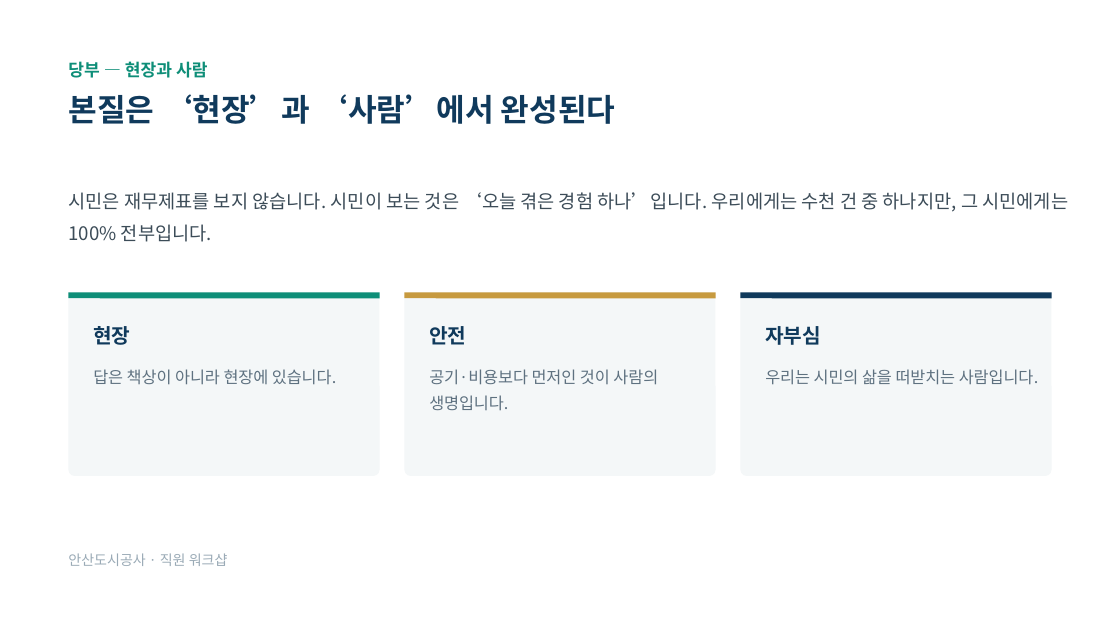
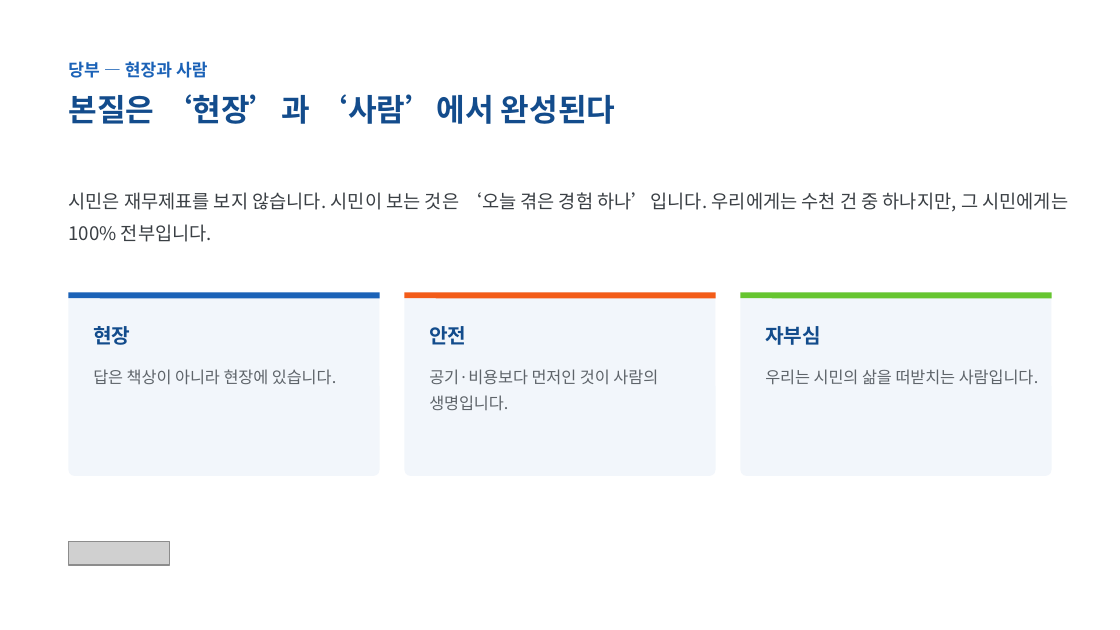
Before and after one commit to lbs6368-arch/my-project, a slide deck: slide 9 of 안산도시공사_직원워크샵_사장특강_발표자료_20261024.pptx. Drawn at 1120x630 pixels with LibreOffice and Linux fonts; fonts in the diff are those of the drawing; grey boxes stand for pictures. Boxes give left, top, right and bottom in pixels: in the first picture for what was removed or moved away, otherwise in the second. Text is boxed around its words. In the diff, an @@ line names an element or a change of style, - is before the commit and + after.

```diff
--- a/안산도시공사_직원워크샵_사장특강_발표자료_20261024.pptx
+++ b/안산도시공사_직원워크샵_사장특강_발표자료_20261024.pptx
@@ text "당부 — 현장과 사람" at box(68, 61, 208, 78): text colour #0E8E78 to #1B62B7 @@
@@ text "시민은 재무제표를 보지 않습니다. 시민이 ..." at box(68, 192, 1068, 242): text colour #3C4C58 to #3A3F44 @@
@@ line (68, 296) - (380, 296): stroke #0E8E78 3.75 pt to #1B62B7 3.75 pt @@
@@ line (404, 296) - (716, 296): stroke #C79A3F 3.75 pt to #F35C19 3.75 pt @@
@@ fill #F4F7F8 to #F2F6FB in 3 elements at box(68, 292, 380, 476), box(404, 292, 716, 476), box(740, 292, 1052, 476) @@
@@ line (740, 296) - (1052, 296): stroke #103A5C 3.75 pt to #66C530 3.75 pt @@
@@ text colour #103A5C to #134C8C in 4 elements at box(68, 94, 616, 124), box(93, 326, 130, 345), box(429, 326, 466, 345), box(765, 326, 821, 345) @@
@@ text colour #5E7180 to #5E646A in 3 elements at box(93, 369, 337, 385), box(429, 369, 658, 410), box(765, 369, 1039, 385) @@
@@ text removed at box(68, 553, 228, 566) @@
-안산도시공사 · 직원 워크샵
@@ picture added at box(68, 542, 169, 566) @@
```
Also in this commit, not shown: 10 other slides changed.
